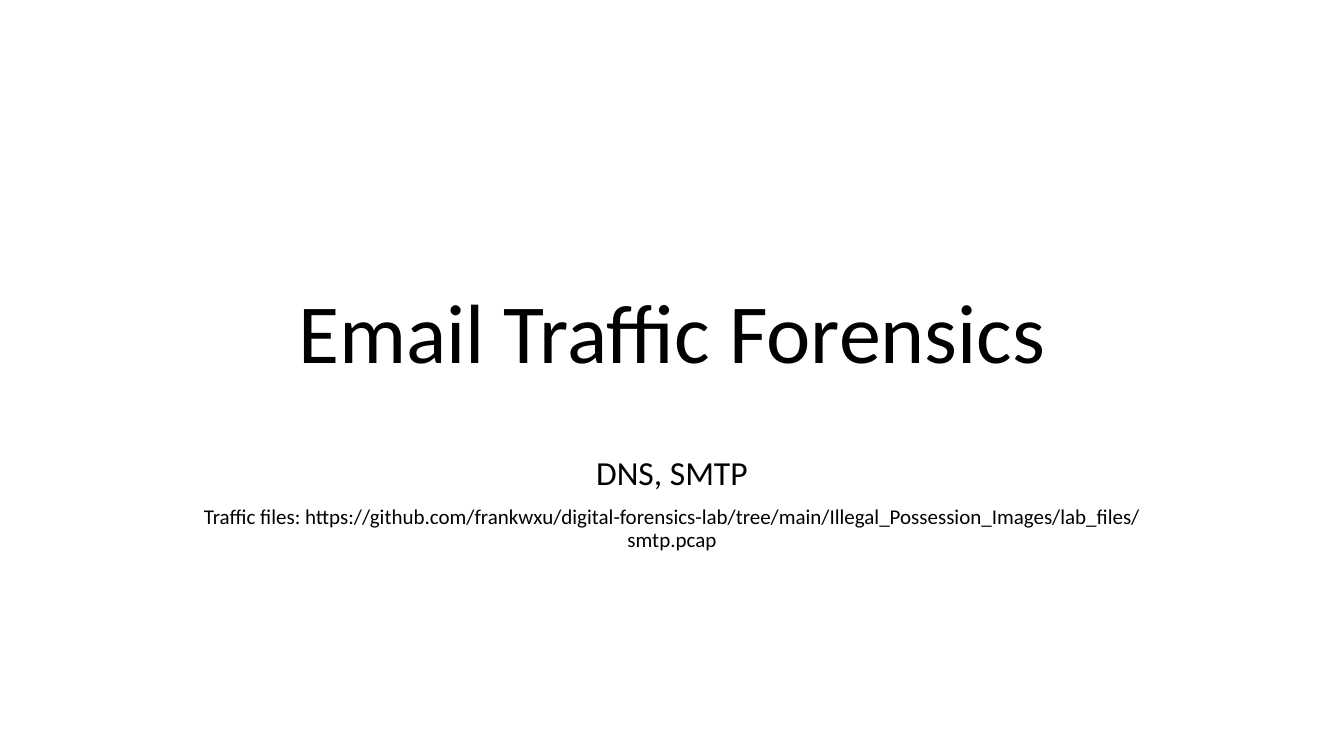
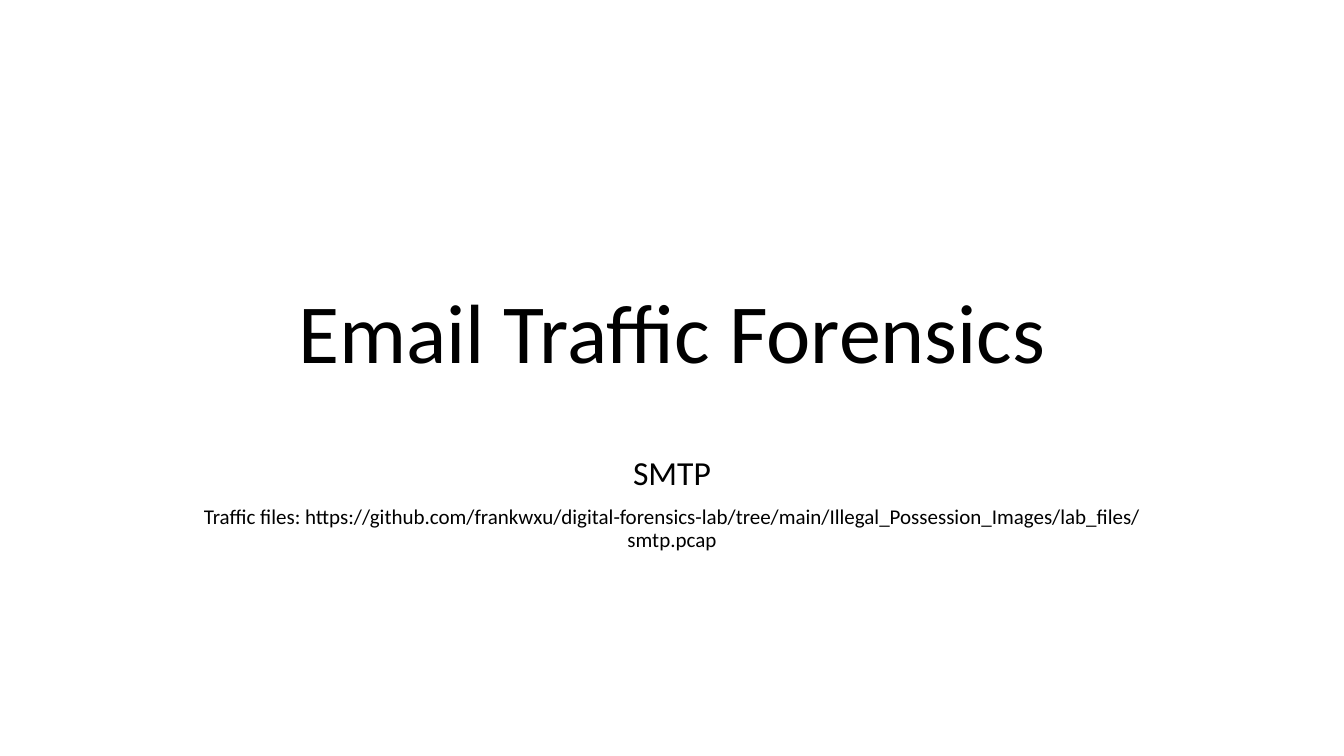
Before and after one commit to frankwxu/digital-forensics-lab, a slide deck: slide 1 of Networking_Forensics/30_SMTP_Email_Forensics.pptx. Drawn at 1344x756 pixels with LibreOffice and Linux fonts; fonts in the diff are those of the drawing; background and template pictures are left out. Boxes give left, top, right and bottom in pixels: in the first picture for what was removed or moved away, otherwise in the second. Text is boxed around its words. In the diff, an @@ line names an element or a change of style, - is before the commit and + after.

Commit message:
add networking forensics draft. incompleted!

```diff
--- a/Networking_Forensics/30_SMTP_Email_Forensics.pptx
+++ b/Networking_Forensics/30_SMTP_Email_Forensics.pptx
@@ subtitle at box(633, 463, 711, 486): text changed @@
-DNS, SMTP
+SMTP
```
Also in this commit, not shown: 1 other slide changed, 8 slides removed, 4 other files.
